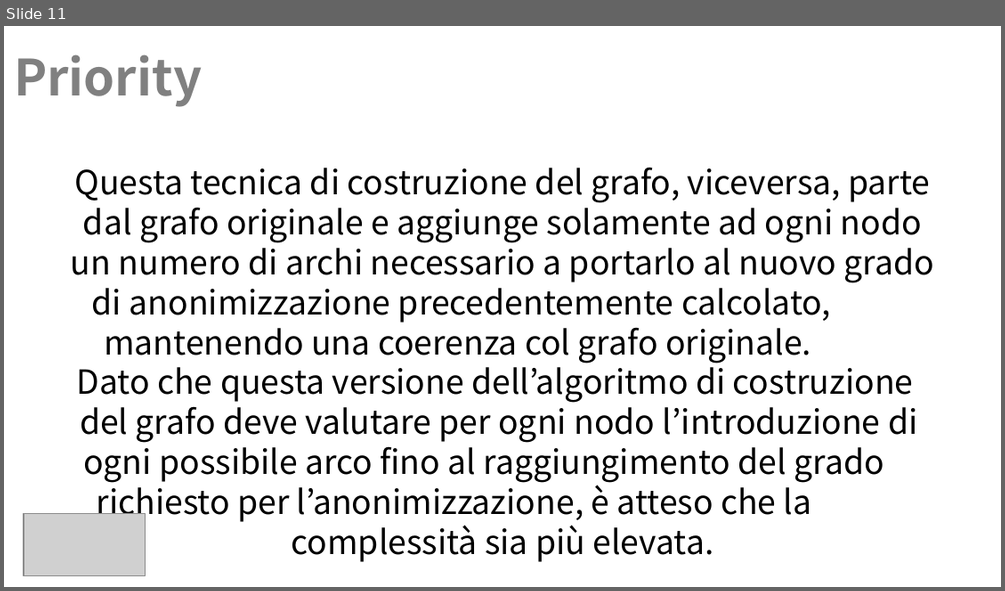
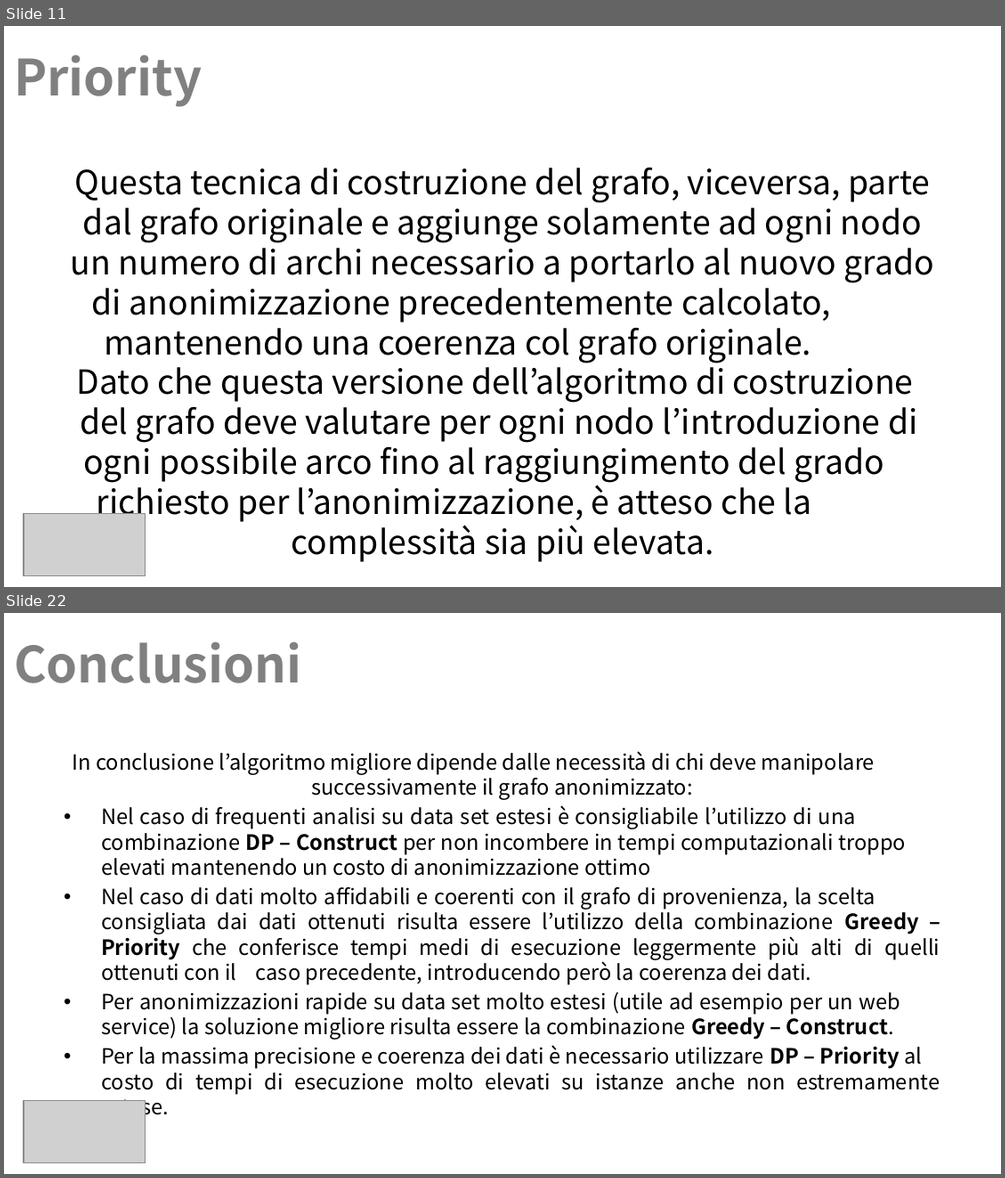
Before and after one commit to Navypowder/DP-P-project, a slide deck: Presentation/Towards_Identity_Anonymization_on_graph(K-degree anonymization).pptx. Shown one above the other, each under a label of ours: slide 11 before the commit, slides 11 and 22 after it; the slides between them are not shown. The pictures are 1005x591 and 1005x1178 pixels, drawn with LibreOffice and Linux fonts; fonts in the diff are those of the drawing; grey boxes stand for pictures; background and template pictures are left out. Boxes give left, top, right and bottom in pixels: in the first picture for what was removed or moved away, otherwise in the second. Text is boxed around its words. In the diff, an @@ line names an element or a change of style, - is before the commit and + after.

```diff
--- a/Presentation/Towards_Identity_Anonymization_on_graph(K-degree anonymization).pptx
+++ b/Presentation/Towards_Identity_Anonymization_on_graph(K-degree anonymization).pptx
@@ slide 22 added at [4, 613, 1001, 1174], background picture (left out) @@
@@ title added at [14, 641, 301, 683], 36 pt, text #808080, bold @@
+Conclusioni
@@ text added at [73, 751, 939, 1119], 15.2 pt, text #000000 @@
+In conclusione l’algoritmo migliore dipende dalle necessità di chi deve manipolare successivamente il grafo anonimizzato:
+• Nel caso di frequenti analisi su data set estesi è consigliabile l’utilizzo di una combinazione DP – Construct per non incombere in tempi computazionali troppo elevati mantenendo un costo di anonimizzazione ottimo
+• Nel caso di dati molto affidabili e coerenti con il grafo di provenienza, la scelta consigliata dai dati ottenuti risulta essere l’utilizzo della combinazione Greedy – Priority che conferisce tempi medi di esecuzione leggermente più alti di quelli ottenuti con il caso precedente, introducendo però la coerenza dei dati.
+• Per anonimizzazioni rapide su data set molto estesi (utile ad esempio per un web service) la soluzione migliore risulta essere la combinazione Greedy – Construct.
+• Per la massima precisione e coerenza dei dati è necessario utilizzare DP – Priority al costo di tempi di esecuzione molto elevati su istanze anche non estremamente estese.
@@ picture added at [24, 1101, 146, 1163] @@
```
Also in this commit, not shown: 10 other slides added, 3 slides removed.
